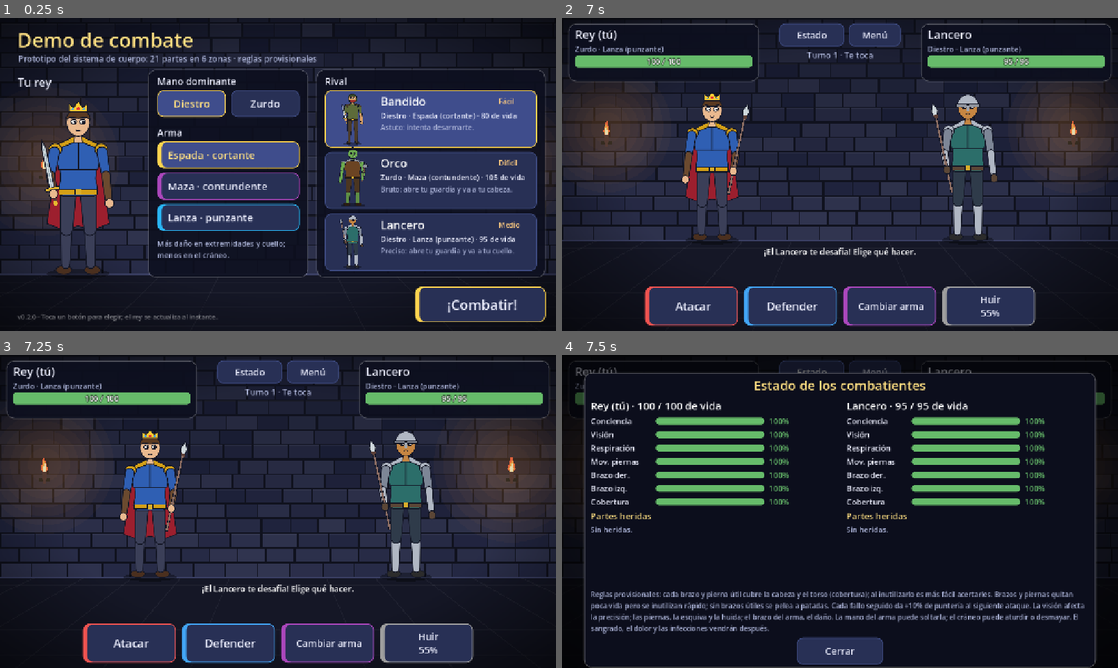
Above: before the commit, frames 1-4 (two rows, left to right).
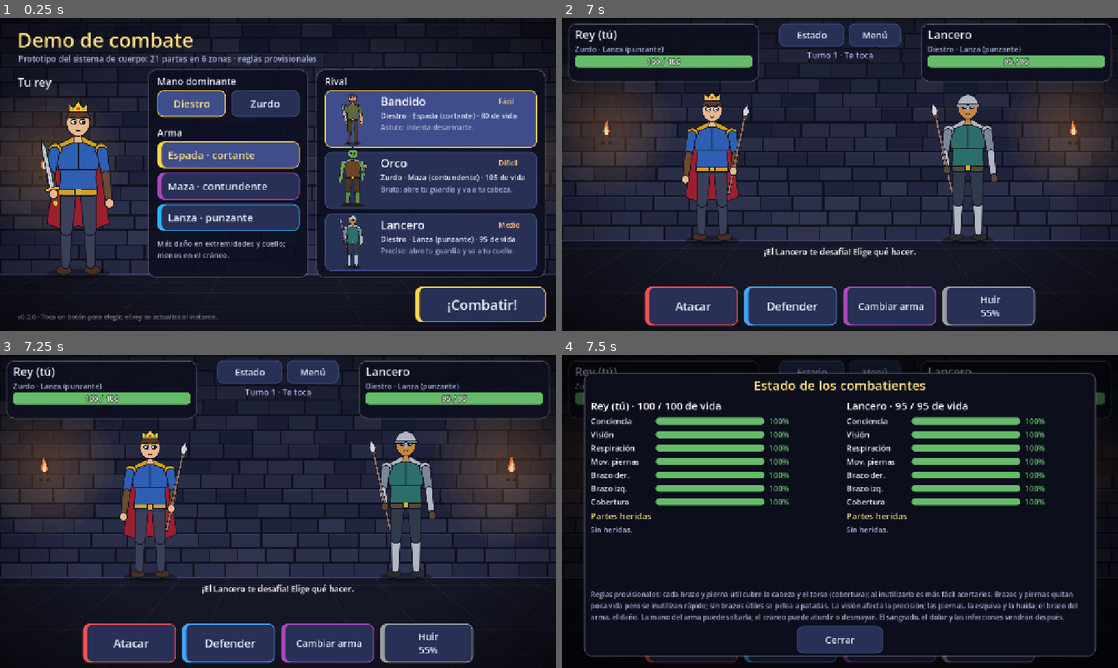
Above: after the commit, the same moments.

Repository: AskareV/Prueba2
Game: Godot game, scene res://escenas/preparacion.tscn
Two runs of this game, one before a commit and one after it. Both use one fixed random seed, a clock stepped at 60 frames per second and the inputs below.
Inputs:
- Up to frame 1 (0.25 s): no input
- Up to frame 2 (7 s): click "Diestro" at 0.5 s; click "Zurdo" at 1.25 s; click "Espada · cortante" at 2 s; click "Maza · contundente" at 2.75 s; click "Lanza · punzante" at 3.5 s; click "Bandido" at 4.25 s; click "Orco" at 5 s; click "Lancero" at 5.75 s; click "¡Combatir!" at 6.5 s
- Up to frame 3 (7.25 s): no input
- Up to frame 4 (7.5 s): click "Estado" at 7.25 s

Frames 1-3 are identical in both runs. In frame 4, 4.0% of the frame differs, in the area x 4-96%, y 79-100%.

Commit message:
Quitar la puntería
No fue pedida. Se quita el bono de acierto por fallos seguidos, su
indicador en el panel, su texto en las reglas, sus pruebas y su mención en
la documentación. La tabla de equilibrio se actualiza con una simulación
sin puntería (combates de 21 a 26 turnos).

Co-Authored-By: Claude Opus 5.5 <noreply@anthropic.com>
Claude-Session: https://claude.ai/code/session_01MhGQmbUv5fXtBKpdtRxiVy

Diff:
--- a/pruebas/prueba_equilibrio.gd
+++ b/pruebas/prueba_equilibrio.gd
@@ -32,18 +32,6 @@
 		verificar(brazo.x >= abdomen.x + 15.0, "Con %s, inutilizar el brazo del arma gana bastante más que ir al abdomen (%.0f%% contra %.0f%%)" % [arma_id, brazo.x, abdomen.x])
 
 
-## Pedido: fallar menos seguido. Pocas peleas con rachas de 4 o más fallos.
-func prueba_pocas_rachas_largas_de_fallos() -> void:
-	var rng := rng_fijo(8)
-	var rachas := {"rey": 0, "rival": 0}
-	for i in COMBATES:
-		var r := Simulacion.combatir("espada", "lancero", "torso", i % 2 == 0, rng)
-		rachas["rey"] += r["rachas_rey"]
-		rachas["rival"] += r["rachas_rival"]
-	for quien in rachas:
-		var porcentaje: float = 100.0 * rachas[quien] / COMBATES
-		verificar(porcentaje <= 30.0, "Rachas de %d fallos del %s en %.0f%% de los combates" % [Simulacion.RACHA_LARGA, quien, porcentaje])
-
 
 ## Contra cada rival, atacar siempre la misma parte rinde menos que abrir la guardia.
 func prueba_atacar_siempre_la_misma_parte_rinde_menos() -> void:
--- a/pruebas/prueba_motor.gd
+++ b/pruebas/prueba_motor.gd
@@ -320,27 +320,3 @@
 					var reales := _golpes_reales(rey, rival, parte_id, rng)
 					verificar(reales >= mostrado.x and reales <= mostrado.y,
 						"%s, %s, %s: muestra %d–%d golpes y hicieron falta %d" % [arma_id, caso, parte_id, mostrado.x, mostrado.y, reales])
-
-
-func prueba_punteria_sube_al_fallar_y_se_pierde_al_acertar() -> void:
-	var rng := rng_fijo(61)
-	var rey := DatosRivales.crear_rey(true, "espada")
-	var orco := DatosRivales.crear_rival("orco")
-	orco.vida = 100000
-	var base := MotorCombate.prob_acierto(rey, orco, "ojo_izq")
-	var vio_fallo := false
-	var vio_acierto_tras_fallo := false
-	for intento in 200:
-		var antes := rey.fallos_seguidos
-		var r := MotorCombate.resolver_ataque(rey, orco, "ojo_izq", rng, intento)
-		if not r["acierto"]:
-			verificar_igual(rey.fallos_seguidos, antes + 1, "Cada fallo suma puntería")
-			vio_fallo = true
-		else:
-			verificar_igual(rey.fallos_seguidos, 0, "Al acertar se pierde la puntería")
-			vio_acierto_tras_fallo = vio_acierto_tras_fallo or antes > 0
-		orco.integridad["ojo_izq"] = 100.0
-	verificar(vio_fallo and vio_acierto_tras_fallo, "Hubo fallos y aciertos tras fallar")
-	rey.fallos_seguidos = 2
-	verificar_cerca(MotorCombate.prob_acierto(rey, orco, "ojo_izq"), base + 2.0 * MotorCombate.PUNTERIA_POR_FALLO,
-		"Dos fallos seguidos suman dos veces la puntería")
--- a/scripts/combate/combate.gd
+++ b/scripts/combate/combate.gd
@@ -859,10 +859,9 @@
 	fila.add_child(_columna_estado(_enemigo, _enemigo.nombre))
 	var reglas := _etiqueta_simple("Reglas provisionales: cada brazo y pierna útil cubre la cabeza y el torso "
 		+ "(cobertura); al inutilizarlo es más fácil acertarles. Brazos y piernas quitan poca vida pero se "
-		+ "inutilizan rápido; sin brazos útiles se pelea a patadas. Cada fallo seguido da +10% de puntería al "
-		+ "siguiente ataque. La visión afecta la precisión; las piernas, la esquiva y la huida; el brazo del "
-		+ "arma, el daño. La mano del arma puede soltarla; el cráneo puede aturdir o desmayar. El sangrado, el "
-		+ "dolor y las infecciones vendrán después.", 16, Estilo.TEXTO_SUAVE)
+		+ "inutilizan rápido; sin brazos útiles se pelea a patadas. La visión afecta la precisión; las piernas, "
+		+ "la esquiva y la huida; el brazo del arma, el daño. La mano del arma puede soltarla; el cráneo puede "
+		+ "aturdir o desmayar. El sangrado, el dolor y las infecciones vendrán después.", 16, Estilo.TEXTO_SUAVE)
 	reglas.autowrap_mode = TextServer.AUTOWRAP_WORD_SMART
 	reglas.custom_minimum_size = Vector2(1100, 0)
 	columna.add_child(reglas)
--- a/scripts/combate/luchador.gd
+++ b/scripts/combate/luchador.gd
@@ -38,8 +38,6 @@
 var defendiendo := false
 ## Inconsciente: queda fuera de combate.
 var desmayado := false
-## Ataques fallados seguidos: cada uno afina la puntería del siguiente.
-var fallos_seguidos := 0
 
 ## parte -> integridad (0 a 100).
 var integridad: Dictionary = {}
--- a/scripts/combate/motor_combate.gd
+++ b/scripts/combate/motor_combate.gd
@@ -17,8 +17,6 @@
 const DESARME_POR_HERIDA := 0.25
 const PENALIZACION_MANO_TORPE_DANIO := 0.85
 const REDUCCION_DANIO_EN_GUARDIA := 0.5
-## Puntería: acierto extra por cada ataque fallado seguido (se pierde al acertar).
-const PUNTERIA_POR_FALLO := 0.1
 
 
 static func prob_acierto(atacante: Luchador, defensor: Luchador, parte_id: String) -> float:
@@ -32,7 +30,6 @@
 	if atacante.mano_torpe and not atacante.desarmado:
 		prob *= PENALIZACION_MANO_TORPE_PRECISION
 	prob *= 1.0 - defensor.defensa(DatosCuerpo.zona_de(parte_id))
-	prob += PUNTERIA_POR_FALLO * atacante.fallos_seguidos
 	return clampf(prob, ACIERTO_MIN, ACIERTO_MAX)
 
 
@@ -125,9 +122,7 @@
 	}
 	atacante.ataques += 1
 	if rng.randf() >= prob_acierto(atacante, defensor, parte_id):
-		atacante.fallos_seguidos += 1
 		return resultado
-	atacante.fallos_seguidos = 0
 
 	var danio_min: int = arma["danio_min"]
 	var danio_max: int = arma["danio_max"]
--- a/scripts/ui/panel_luchador.gd
+++ b/scripts/ui/panel_luchador.gd
@@ -9,8 +9,6 @@
 	"Mano torpe": Color("#8e24aa"),
 	"En guardia": Color("#1e88e5"),
 }
-## Chip de la puntería ganada al fallar (ver MotorCombate.PUNTERIA_POR_FALLO).
-const COLOR_PUNTERIA := Color("#00897b")
 
 var _luchador: Luchador
 var _titulo: String
@@ -71,9 +69,6 @@
 		hijo.queue_free()
 	for estado in _estados_activos():
 		_estados.add_child(_chip(estado, COLORES_ESTADO[estado]))
-	if _luchador.fallos_seguidos > 0 and not _luchador.fuera_de_combate():
-		var extra := roundi(MotorCombate.PUNTERIA_POR_FALLO * _luchador.fallos_seguidos * 100.0)
-		_estados.add_child(_chip("Puntería +%d%%" % extra, COLOR_PUNTERIA))
 	_alertas.text = _texto_alertas()
 
 
Not shown, changed: README.md
Not shown, changed: docs/diseno.md
